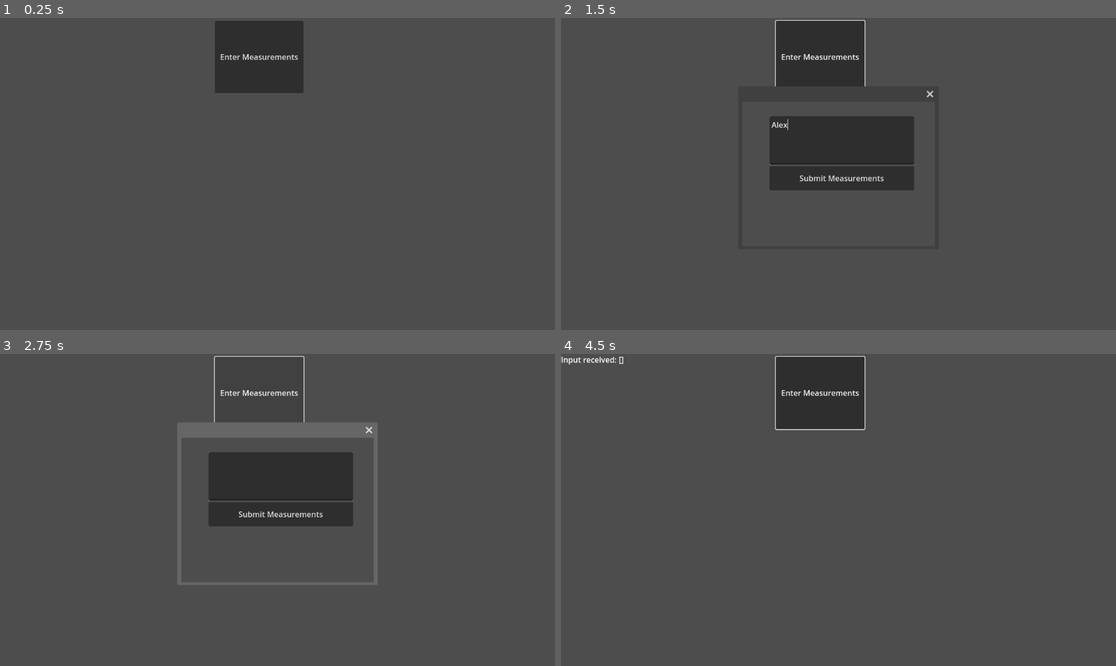
Above: before the commit, frames 1-4 (two rows, left to right).
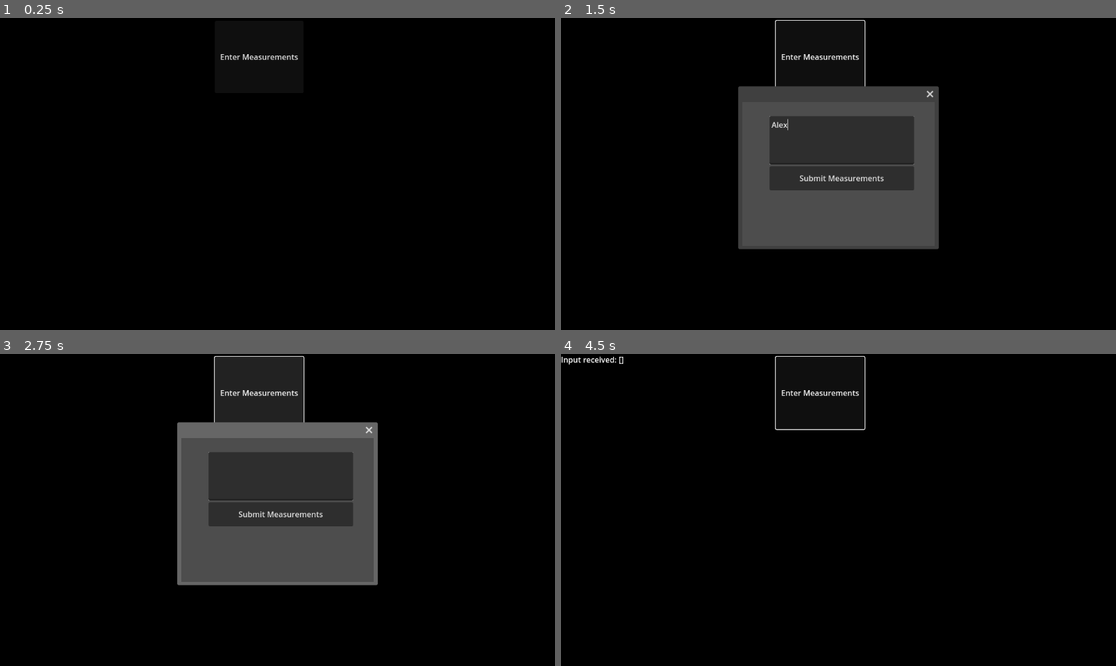
Above: after the commit, the same moments.

Repository: snguyenuno021/Team1_Capstone
Game: Godot game, scene res://House.tscn
Same seed, same stepped clock (60 frames per second), same inputs: the game is played once before the commit and once after it.
Inputs (mouse positions are in pixels of both pictures, inside the frame that each line leads up to):
- Up to frame 1 (0.25 s): no input
- Up to frame 2 (1.5 s): click "Enter Measurements" at 0.5 s; click (844, 139) at 1.27 s; type "Alex" at 1.35 s
- Up to frame 3 (2.75 s): click "Enter Measurements" at 2 s
- Up to frame 4 (4.5 s): click "Submit Measurements" at 2.75 s; click "Enter Measurements" at 3.5 s; click "Submit Measurements" at 4.25 s

The runs differ from the first frame. In frame 1, 100% of the frame differs, in the area x 0-100%, y 0-100%; in frame 2, 81%; in frame 3, 81%; in frame 4, 100%.
Error before the commit: Parse Error: Unindent doesn't match the previous indentation level. (res://ExtrudeBuilding.gd:7)

Commit message:
Made the house generate dynamically from the side lengths input.

Diff:
--- a/ExtrudeBuilding.gd
+++ b/ExtrudeBuilding.gd
@@ -3,17 +3,17 @@
 var room_height = 5.0
 
 func _ready():
-        # Connect to UI
-        var ui_node = get_node_or_null("/root/Node/UI") # TODO: Adjust to reference UI node.
+	# Connect to UI
+	var ui_node = get_node_or_null("../../Control")
 	if ui_node:
-		ui_node.connect("sides_input", self, "_on_sides_input")
+		ui_node.connect("sides_input", _on_sides_input)
 	else:
 		print("UI node not found. Please check the node path.")
 
-        _visualize()
+	_visualize()
 
 func _visualize():
-        # Add camera
+	# Add camera
 	var cam = Camera3D.new()
 	cam.position = Vector3(15, 10, 20)
 	cam.look_at_from_position(cam.position, Vector3(5, 2.5, 5), Vector3.UP)
@@ -46,7 +46,7 @@
 	# Add material for visibility
 	var mat = StandardMaterial3D.new()
 	mat.albedo_color = Color(0.8, 0.4, 0.4)
-        # Temporarily disable culling if faces appear reversed:
+	# Temporarily disable culling if faces appear reversed:
 	mat.cull_mode = BaseMaterial3D.CULL_DISABLED
 	mesh.surface_set_material(0, mat)
 
@@ -79,6 +79,7 @@
 	var top_points = []
 	for p in points:
 		top_points.append(Vector3(p.x, ext_height, p.y))
+
 	var tris = Geometry2D.triangulate_polygon(points)
 	for i in range(0, tris.size(), 3):
 		surface_tool.add_vertex(top_points[tris[i]])
@@ -89,6 +90,7 @@
 	var bottom_points = []
 	for p in points:
 		bottom_points.append(Vector3(p.x, 0, p.y))
+
 	for i in range(0, tris.size(), 3):
 		surface_tool.add_vertex(bottom_points[tris[i]])
 		surface_tool.add_vertex(bottom_points[tris[i + 1]])
--- a/House.tscn
+++ b/House.tscn
@@ -1,13 +1,13 @@
 [gd_scene load_steps=5 format=3 uid="uid://bgm4aci51rurs"]
 
-[ext_resource type="Script" uid="uid://cfval3hml1fw7" path="res://ExtrudeBuilding.gd" id="1_wwt5c"]
-[ext_resource type="Script" uid="uid://davbv1g4tsm7a" path="res://UI Godot.gd" id="1_xm50o"]
+[ext_resource type="Script" path="res://ExtrudeBuilding.gd" id="1_wwt5c"]
+[ext_resource type="Script" path="res://UI Godot.gd" id="1_xm50o"]
 
 [sub_resource type="BoxShape3D" id="BoxShape3D_s4ea7"]
 size = Vector3(10, 1, 10)
 
 [sub_resource type="BoxMesh" id="BoxMesh_exqul"]
-size = Vector3(10, 1, 10)
+size = Vector3(0, 0, 0)
 
 [node name="House" type="Node"]
 
@@ -15,7 +15,6 @@
 transform = Transform3D(1, 0, 0, 0, 1, 0, 0, 0, 1, 0.00625467, -1.19209e-07, -0.0034461)
 
 [node name="CollisionShape3D" type="CollisionShape3D" parent="Floor"]
-visible = false
 shape = SubResource("BoxShape3D_s4ea7")
 
 [node name="MeshInstance3D" type="MeshInstance3D" parent="Floor"]
--- a/project.godot
+++ b/project.godot
@@ -11,8 +11,8 @@
 [application]
 
 config/name="Qli"
-run/main_scene="uid://bgm4aci51rurs"
-config/features=PackedStringArray("4.4")
+run/main_scene="res://House.tscn"
+config/features=PackedStringArray("4.3")
 config/icon="res://icon.png"
 
 [gui]
